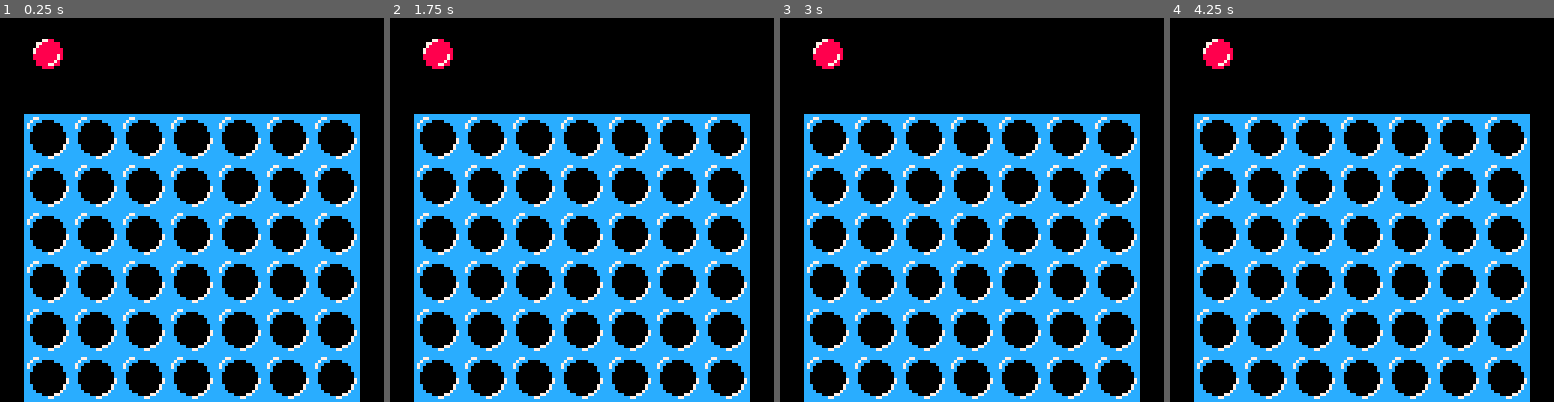
Above: before the commit, frames 1-4 (left to right).
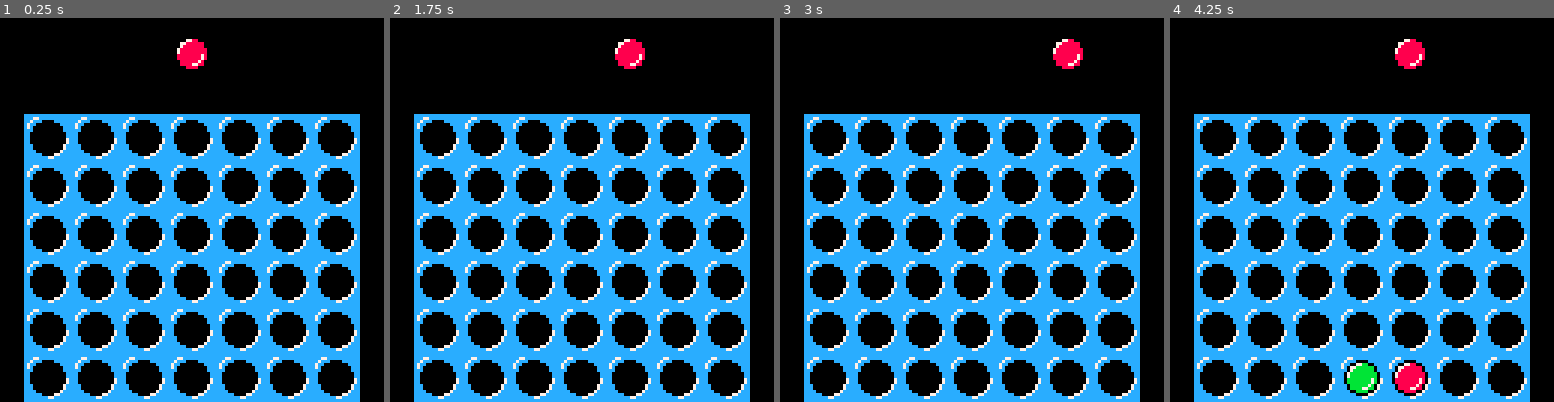
Above: after the commit, the same moments.

Repository: Mister-Oatbread/pico8-connect4
Game: PICO-8 cartridge connect4.p8
The game is run twice, just before and just after one commit, with the same random seed, the same clock (stepped at 60 frames per second) and the same inputs.
Inputs:
- Up to frame 1 (0.25 s): no input
- Up to frame 2 (1.75 s): tap X (X key) at 0.33, 1.07 s; tap O (Z key) at 0.7, 1.7 s; hold Right from 1.6 s (still down)
- Up to frame 3 (3 s): tap X (X key) at 1.85, 2.97 s; release Right at 2.1 s; tap O (Z key) at 2.1, 2.5, 2.9 s; hold Up 2.15-2.42 s; hold Right from 2.47 s (still down)
- Up to frame 4 (4.25 s): release Right at 3.03 s; hold Left 3.08-3.58 s; tap O (Z key) at 3.3, 3.7, 4.1 s; hold Down 3.63-3.97 s; hold Right from 4.02 s (still down); tap X (X key) at 4.08 s

The runs differ from the first frame. In frame 1, 1.0% of the frame differs, in the area x 8-54%, y 5-14%; in frame 2, 1.0%; in frame 3, 1.0%; in frame 4, 2.0%, in the area x 8-67%, y 5-98%.

Commit message:
misc bugfixes, but input delay does not work properly yet

Diff:
--- a/main.lua
+++ b/main.lua
@@ -2,11 +2,13 @@
 
 function _init()
     board = {};
-    local rows = 6;
-    local columns = 7;
+    rows = 6;
+    columns = 7;
 
     x_zero_pos = 128;
     y_zero_pos = 128;
+    x_zero_pos = 0;
+    y_zero_pos = 0;
 
     -- initialize empty field
     for col = 1,columns do
@@ -17,10 +19,21 @@
     end
 
     player_1_to_move = true;
+    current_frame = 0;
+
+    -- everything related to delaying the inputs for a smooth experience
+    input_delay = {
+        frame_of_input = 0;
+        input_detected = false;
+        delay_margin = 2;
+    }
+
+
     -- initialize players
     player_1 = {
         token_sprite = 33,
         cursor_pos = 4,
+        board_id = 1,
         left_button = 0,
         right_button = 1,
     };
@@ -28,13 +41,17 @@
     player_2 = {
         token_sprite = 35,
         cursor_pos = 4,
-        left_button = 4,
-        right_button = 5,
+        board_id = 2,
+        left_button = 5,
+        right_button = 4,
     };
 
+    -- the active token only serves to draw the current active token.
+    -- the actual position is saved in the player's cursor pos
+    x_coord, y_coord = calculate_coords_from_field(1,0);
     active_token = {
-        x_pos = 0,
-        y_pos = 0,
+        x_pos = x_coord,
+        y_pos = y_coord,
         sprite = player_1.token_sprite,
     };
 
@@ -47,13 +64,35 @@
 function _update()
     user_input = get_user_input();
     if (user_input == "place") then
+        if (player_1_to_move) then
+            chosen_slot = player_1.cursor_pos;
+        else
+            chosen_slot = player_2.cursor_pos;
+        end
+
+        if (not (is_full(chosen_slot))) then
+            send_token_down(chosen_slot);
+        end
+
+        player_1_to_move = not(player_1_to_move);
     else
         update_active_chip(user_input);
     end
+
+    current_frame += 1;
 end
 
 function _draw()
-    cls();
+    -- shift to debugger
+    if (btn(2)) then
+        x_zero_pos = 0;
+        y_zero_pos = 0;
+    else
+        x_zero_pos = 128;
+        y_zero_pos = 128;
+        cls();
+    end
+
     camera(x_zero_pos, y_zero_pos);
     paint_placed_chips();
     map();
@@ -61,18 +100,19 @@
     spr(active_token.sprite, active_token.x_pos, active_token.y_pos, 2,2);
 end
 
--- this function checks the entire grid and paints them
+-- this function checks the entire grid for tokens that have already
+-- been placed and paints them accordingly
 function paint_placed_chips()
-    for col = 1,7,1 do
-        for row = 1,6,1 do
-            owner = board[col][row];
-            if (owner == 1) then
+    for col = 1,columns do
+        for row = 1,rows do
+            board_id = board[col][row];
+            if (board_id == player_1.board_id) then
                 sprite = player_1.token_sprite;
-            elseif (owner == 2) then
+            elseif (board_id == player_2.board_id) then
                 sprite = player_2.token_sprite;
             end
 
-            if not (owner == 0) then
+            if not (board_id == 0) then
                 x_pos, y_pos = calculate_coords_from_field(col, row);
                 spr(sprite, x_pos, y_pos, 2, 2);
             end
@@ -95,24 +135,28 @@
         player.cursor_pos -= 1;
     end
 
-    if (player.cursor_pos == 0) then
+    if (player.cursor_pos <= 0) then
         player.cursor_pos = 7;
-    elseif (player.cursor_pos == 8) then
+    elseif (player.cursor_pos >= 8) then
         player.cursor_pos = 1;
     end
 
     -- write active token state to cursor
-    x_pos, y_pos = calculate_coords_from_field(player.cursor_pos,1);
+    x_pos, y_pos = calculate_coords_from_field(player.cursor_pos,0);
     active_token.x_pos = x_pos;
-    active_token.y_pos = y_zero_pos + 4;
+    active_token.y_pos = y_pos;
     active_token.sprite = player.token_sprite;
-
 end
 
 -- takes in board position and calculates pixel position for sprite
 function calculate_coords_from_field(column, row)
-    x_coord = 16*row + x_zero_pos - 8;
-    y_coord = 16*column + y_zero_pos + 16;
+    x_coord = 16*column + x_zero_pos - 8;
+    y_coord = 16*row + y_zero_pos + 16;
+
+    if (row == 0) then
+        y_coord = y_zero_pos + 4;
+    end
+
     return x_coord, y_coord;
 end
 
@@ -181,19 +225,26 @@
 function send_token_down(column)
     row = 1;
     repeat
-        field = board[column][row];
+        current_slot = board[column][row];
         row+=1;
-    until (not (field == 0));
-
-    return row;
+    until (not(current_slot == 0) or (row >= 6));
+
+    if (player_1_to_move) then
+        player = player_1;
+    else
+        player = player_2;
+    end
+
+    board[column][row] = player.board_id;
 end
 
 -- this function checks whether a given column is full or not by inspecting the top element
 function is_full(column)
-    if (board[column][row] == 0) then
-        return false;
-    end
-    return true;
+    if (board[column][1] == 0) then
+        return false;
+    else
+        return true;
+    end
 end
 
 -- this function registers what the user is doing
@@ -206,27 +257,38 @@
         player = player_2;
     end
 
-    if (btn(player.left_button) and btn(player.right_button)) then
-        if (player == player1) then
-            return "idle";
-        elseif (player == player2) then
+    -- introcude a small delay for buttons to not clip
+    if (btn() and not(input_delay.input_detected)) then
+        input_delay.frame_of_input = current_frame;
+        input_delay.input_detected = true;
+    elseif (btn() and (input_delay.input_detected)) then
+        input_delay.input_detected = true;
+    else
+        input_delay.input_detected = false;
+    end
+
+    -- if the delay is big enough, check for inputs now
+    if (current_frame - input_delay.frame_of_input >= input_delay.delay_margin) then
+        -- pressing both buttons does nothing on player 1, and
+        if (btn(player.left_button) and btn(player.right_button)) then
+            if (player == player_2) then
+                return "place";
+            elseif (player == player_1) then
+                return "idle";
+            end
+        end
+
+        -- pressing down button as player 1 places the chip
+        if (player == player_1 and btnp(3)) then
             return "place";
-        else
-            return "idle";
-        end
-    end
-
-    if (player == player1 and btnp(3)) then
-        return "place";
-    end
-
-    if (btnp(player.right_button)) then
-        return "right";
-    elseif (btnp(player.left_button)) then
-        return "left";
-    elseif (btn(player.left_button) and btn(player.right_button)) then
-        return "place";
-    else
-        return "idle";
-    end
-end
+        end
+
+        -- pressing left or right button as either player moves the chip
+        if (btnp(player.right_button)) then
+            return "right";
+        elseif (btnp(player.left_button)) then
+            return "left";
+        end
+    end
+    return "idle";
+end
